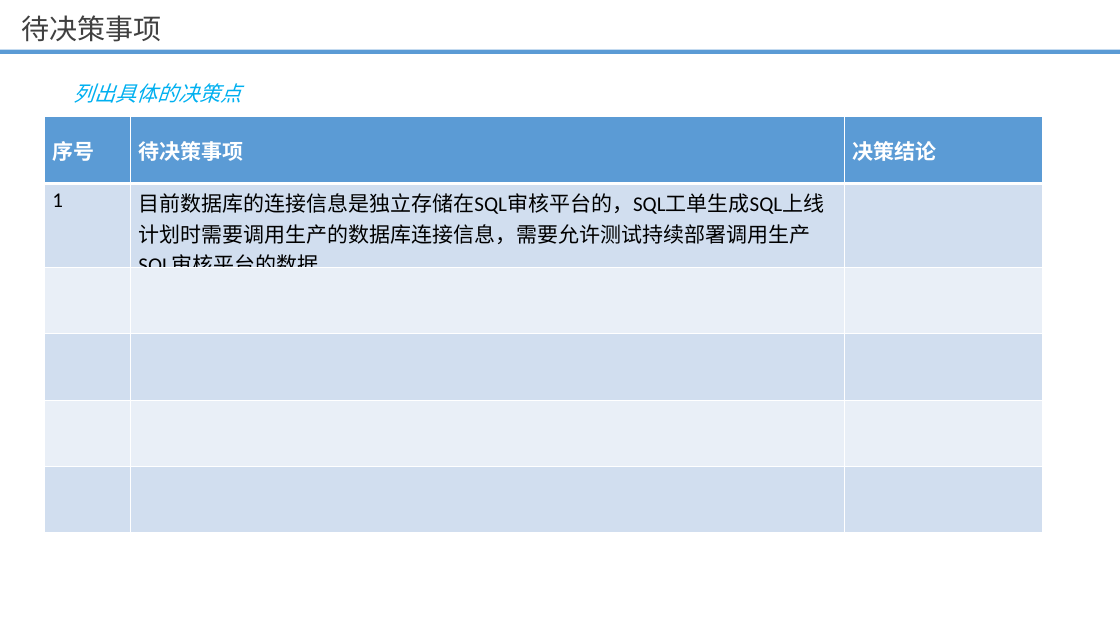
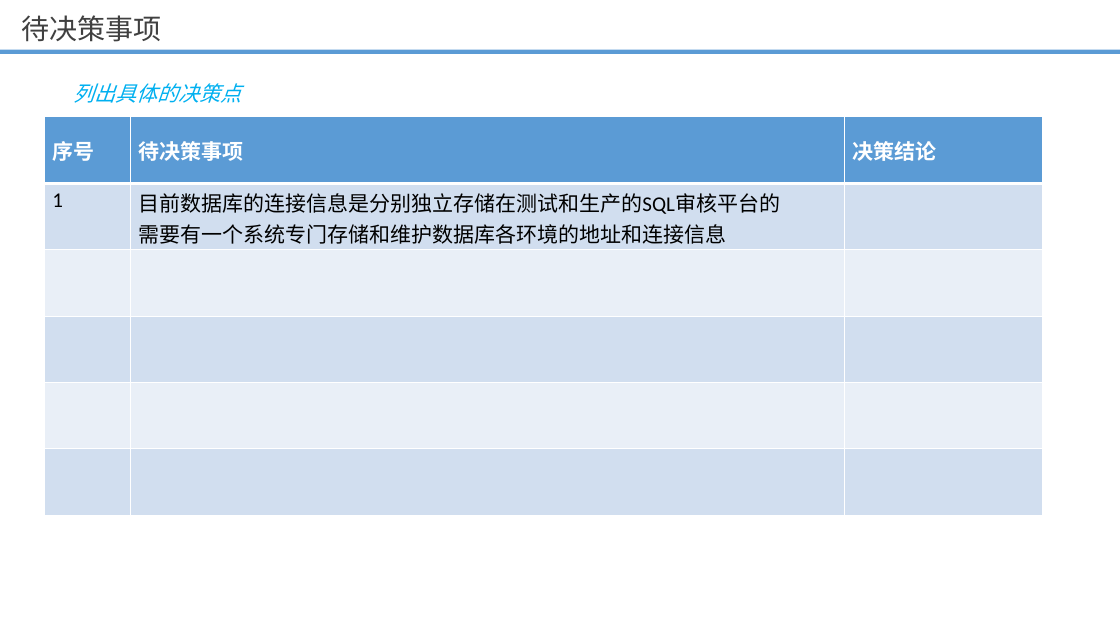
Before and after one commit to minigoat/document, a slide deck: slide 8 of sql/持续发布SQL脚本管理发布规划.pptx (slide 6 before the commit). Drawn at 1120x630 pixels with LibreOffice and Linux fonts; fonts in the diff are those of the drawing; background and template pictures are left out. Boxes give left, top, right and bottom in pixels: in the first picture for what was removed or moved away, otherwise in the second. Text is boxed around its words. In the diff, an @@ line names an element or a change of style, - is before the commit and + after.

```diff
--- a/sql/持续发布SQL脚本管理发布规划.pptx
+++ b/sql/持续发布SQL脚本管理发布规划.pptx
@@ table at (x1=44, y1=117, x2=1042, y2=515) @@
-row 2, column 2: 目前数据库的连接信息是独立存储在SQL审核平台的，SQL工单生成SQL上线计划时需要调用生产的数据库连接信息，需要允许测试持续部署调用生产SQL审核平台的数据
+row 2, column 2: 目前数据库的连接信息是分别独立存储在测试和生产的SQL审核平台的 / 需要有一个系统专门存储和维护数据库各环境的地址和连接信息
```
Also in this commit, not shown: 4 slides added, 2 slides removed, 1 other file.
